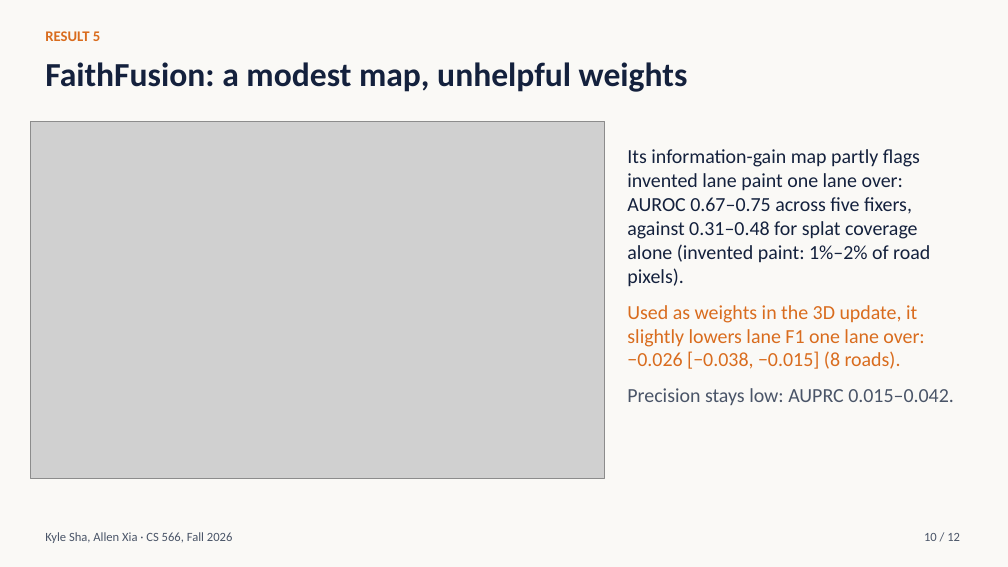
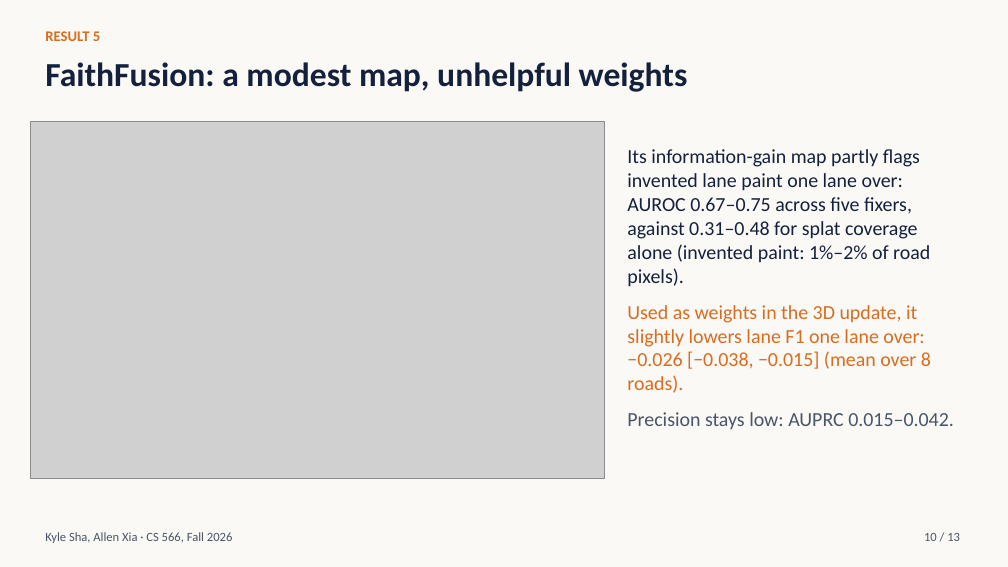
Before and after one commit to ksha23/cs566-drive-sim-trust, a slide deck: slide 10 of presentation/cs566_drive_sim_talk.pptx. Drawn at 1008x567 pixels with LibreOffice and Linux fonts; fonts in the diff are those of the drawing; grey boxes stand for pictures. Boxes give left, top, right and bottom in pixels: in the first picture for what was removed or moved away, otherwise in the second. Text is boxed around its words. In the diff, an @@ line names an element or a change of style, - is before the commit and + after.

```diff
--- a/presentation/cs566_drive_sim_talk.pptx
+++ b/presentation/cs566_drive_sim_talk.pptx
@@ text at [627,305,931,393]: text changed @@
-Used as weights in the 3D update, it slightly lowers lane F1 one lane over: −0.026 [−0.038, −0.015] (8 roads).
+Used as weights in the 3D update, it slightly lowers lane F1 one lane over: −0.026 [−0.038, −0.015] (mean over 8 roads).
```
Also in this commit, not shown: 11 other slides changed, 1 slide added, 20 other files.
